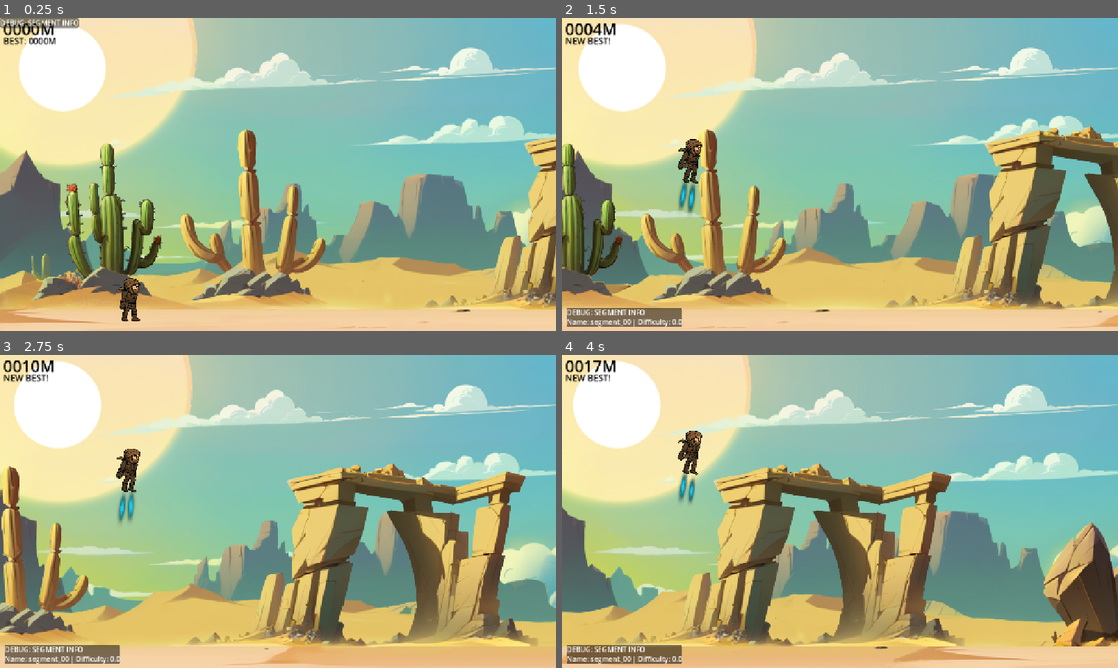
Above: before the commit, frames 1-4 (two rows, left to right).
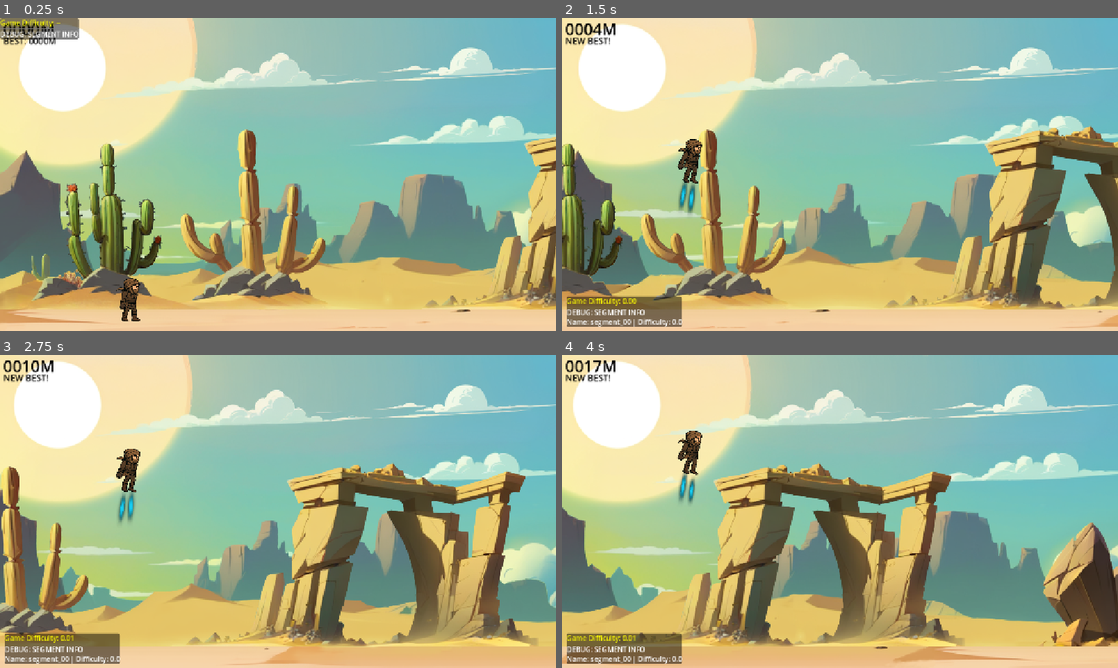
Above: after the commit, the same moments.

Repository: snowfrogdev/jetpack-joyride-clone
Game: Godot game, scene res://main.tscn
Same seed, same stepped clock (60 frames per second), same inputs: the game is played once before the commit and once after it.
Inputs:
- Up to frame 1 (0.25 s): no input
- Up to frame 2 (1.5 s): tap Enter (ui_accept) at 0.5, 0.77 s; hold Space (Boost) 0.53-1.28 s; tap Space (Boost) at 1.35 s
- Up to frame 3 (2.75 s): tap Enter (ui_accept) at 1.52 s; hold Space (Boost) from 2.03 s (still down)
- Up to frame 4 (4 s): release Space (Boost) at 2.78 s; tap Space (Boost) at 2.85 s; tap Enter (ui_accept) at 3.02, 3.77 s; hold Space (Boost) from 3.53 s (still down)

The runs differ from the first frame. In frame 1, 0.7% of the frame differs, in the area x 0-15%, y 0-7%; in frame 2, 0.8%; in frame 3, 0.8%; in frame 4, 0.8%, in the area x 0-22%, y 88-94%.

Commit message:
Enhance game difficulty management: add difficulty signal to Game class, update SegmentManager to respond to difficulty changes, and implement weighted segment selection based on current difficulty.

Diff:
--- a/debug/debug_display.gd
+++ b/debug/debug_display.gd
@@ -8,10 +8,12 @@
 @export var font_size: int = 16
 
 var segment_manager: SegmentManager
+var game: Game
 var enabled: bool = true
 var debug_panel: PanelContainer
 var debug_vbox: VBoxContainer
 var info_labels = {}
+var game_info_label: Label
 var update_timer: float = 0
 var update_interval: float = 0.1 # Update display every 0.1 seconds to reduce flickering
 
@@ -23,8 +25,16 @@
       # Try to find segment manager automatically
       segment_manager = find_segment_manager()
 
+    # Try to find the game node
+    game = find_game_node()
+
     if not segment_manager:
       printerr("DebugDisplay: SegmentManager not found!")
+
+    if not game:
+      printerr("DebugDisplay: Game node not found!")
+    else:
+      print("DebugDisplay: Game node found successfully")
 
     # Create persistent UI elements
     _setup_debug_ui()
@@ -49,6 +59,18 @@
   debug_vbox.add_theme_constant_override("separation", 0)
   debug_panel.add_child(debug_vbox)
 
+  # Add game info label for displaying game stats like difficulty
+  game_info_label = Label.new()
+  game_info_label.text = "Game Difficulty: --" # Default text
+  game_info_label.add_theme_color_override("font_color", Color.YELLOW) # Make difficulty stand out
+  game_info_label.add_theme_font_size_override("font_size", font_size)
+  debug_vbox.add_child(game_info_label)
+
+  # Add separator
+  var separator = HSeparator.new()
+  separator.add_theme_constant_override("separation", 4)
+  debug_vbox.add_child(separator)
+
   # Add title label
   var title_label = Label.new()
   title_label.text = "DEBUG: SEGMENT INFO"
@@ -80,6 +102,10 @@
     debug_panel.position = Vector2(margin.x, viewport_size.y - debug_panel.size.y - margin.y)
 
 func _update_debug_info() -> void:
+  # Update game info first
+  if game and game_info_label:
+    game_info_label.text = "Game Difficulty: %.2f" % game.current_difficulty
+
   if not segment_manager or not debug_vbox:
     return
 
@@ -140,3 +166,38 @@
       return found
 
   return null
+
+# Try to find game node in the scene
+func find_game_node() -> Game:
+  # Try to find by group first (most reliable)
+  var game_nodes = get_tree().get_nodes_in_group("game")
+  if game_nodes.size() > 0:
+    return game_nodes[0] as Game
+
+  # Try to find by direct parent next
+  var parent = get_parent()
+  while parent:
+    if parent is Game:
+      return parent
+    parent = parent.get_parent()
+
+  # Last attempt - find any Game node in the scene tree
+  var root = get_tree().root
+  if root:
+    var game_node = _find_game_recursive(root)
+    if game_node:
+      return game_node
+
+  return null
+
+# Recursively search for a Game node
+func _find_game_recursive(node: Node) -> Game:
+  if node is Game:
+    return node
+
+  for child in node.get_children():
+    var found = _find_game_recursive(child)
+    if found:
+      return found
+
+  return null
--- a/game.gd
+++ b/game.gd
@@ -6,17 +6,24 @@
 signal distance_changed(distance: int)
 signal best_distance_changed(distance: int)
 signal best_distance_surpassed() # New: emitted mid-run once
+signal difficulty_changed(difficulty: float) # New: emitted when difficulty changes
 
 var current_distance := 0
 var distance_accumulator := 0.0
 var best_distance := 0
 var has_surpassed_best := false # Tracks mid-run surpass
+var current_difficulty := 0.0 # Tracks current difficulty level (0.0-1.0)
+var _last_difficulty := 0.0 # Used to prevent emitting redundant signals
 
 @export var pixels_per_meter := 100.0
 @export var speed: float = 100.0
+@export var max_difficulty_distance := 2000.0 # Distance at which max difficulty is reached
 
 
 func _ready() -> void:
+  # Add the game to a group for easy reference
+  add_to_group("game")
+
   $Player.died.connect(_on_player_died)
   $Player.dying.connect(_on_player_dying)
   set_speed(speed)
@@ -35,6 +42,9 @@
             if not has_surpassed_best and current_distance > best_distance:
                 has_surpassed_best = true
                 best_distance_surpassed.emit()
+
+            # Update game difficulty based on distance
+            update_difficulty()
 
 func _on_player_died() -> void:
     died.emit()
@@ -74,7 +84,19 @@
             if OS.has_feature("debug"):
               print("Best distance loaded:", best_distance) # Logging added
 
+func update_difficulty() -> void:
+    # Calculate new difficulty based on distance (0.0 to 1.0)
+    var new_difficulty = clamp(current_distance / max_difficulty_distance, 0.0, 1.0)
+
+    # Only emit signal if difficulty actually changed (to avoid spam)
+    if new_difficulty != _last_difficulty:
+        current_difficulty = new_difficulty
+        _last_difficulty = new_difficulty
+        difficulty_changed.emit(current_difficulty)
+
 func reset_run_state() -> void:
     current_distance = 0
     distance_accumulator = 0.0
     has_surpassed_best = false
+    current_difficulty = 0.0
+    _last_difficulty = 0.0
--- a/segments/segment_manager.gd
+++ b/segments/segment_manager.gd
@@ -7,6 +7,8 @@
 @export var spawn_buffer: float = 200.0
 @export var max_active_segments: int = 5
 @export var debug_mode: bool = false
+@export var current_difficulty: float = 0.0 # current game difficulty (0-1)
+@export var curve_factor: float = 2.0 # higher = narrower selection
 
 var scroll_speed: float = 0.0
 var _active_segments: Array[Node2D] = []
@@ -18,6 +20,13 @@
   add_to_group("segment_manager")
   _initial_segments_queue = initial_segments.duplicate()
   spawn_initial_segments()
+
+  # Connect to game's difficulty changed signal if available
+  var game = get_parent()
+  if game is Game:
+    game.difficulty_changed.connect(_on_difficulty_changed)
+    if debug_mode:
+      print("SegmentManager connected to Game difficulty signal")
 
 func _process(delta: float):
   scroll_segments(delta)
@@ -50,7 +59,7 @@
   if _initial_segments_queue.size() > 0:
     segment_data = _initial_segments_queue.pop_front()
   else:
-    segment_data = segments.pick_random()
+    segment_data = pick_weighted_segment()
 
   var segment_instance = segment_data.segment_scene.instantiate() as Node2D
 
@@ -60,6 +69,27 @@
   _active_segment_data.append(segment_data)
 
   _last_segment_end_x += get_segment_length(segment_instance)
+
+func pick_weighted_segment() -> SegmentData:
+  var total_weight := 0.0
+  var weights := []
+
+  for seg in segments:
+    var diff_delta: float = abs(seg.difficulty - current_difficulty)
+    var weight := pow(1.0 - diff_delta, curve_factor)
+    weight = max(weight, 0.001) # ensure nonzero
+    weights.append(weight)
+    total_weight += weight
+
+  var rand := randf() * total_weight
+  var accum := 0.0
+
+  for i in range(segments.size()):
+    accum += weights[i]
+    if rand <= accum:
+      return segments[i]
+
+  return segments[-1] # fallback
 
 func get_segment_length(segment: Node2D) -> float:
   var end_marker = segment.get_node_or_null("EndMarker")
@@ -77,7 +107,6 @@
     else:
       break
 
-# Returns an array of dictionaries with information about segments currently visible in the viewport
 func get_segments_in_viewport() -> Array:
   var viewport_left = get_viewport_left_edge()
   var viewport_right = get_viewport_right_edge()
@@ -89,10 +118,8 @@
     var segment_left = segment.position.x
     var segment_right = segment_left + get_segment_length(segment)
 
-    # Check if segment is at least partially visible in viewport
     if segment_right > viewport_left and segment_left < viewport_right:
       var percent_visible = calculate_percent_visible(segment_left, segment_right, viewport_left, viewport_right)
-
       segments_info.append({
         "name": data.get_segment_name(),
         "difficulty": data.difficulty,
@@ -102,19 +129,21 @@
 
   return segments_info
 
-# Calculate what percentage of the segment is visible in the viewport
 func calculate_percent_visible(segment_left: float, segment_right: float, viewport_left: float, viewport_right: float) -> float:
   var segment_length = segment_right - segment_left
   var overlap_left = max(segment_left, viewport_left)
   var overlap_right = min(segment_right, viewport_right)
   var overlap_length = max(0, overlap_right - overlap_left)
-
   return overlap_length / segment_length * 100.0
 
-# Fallback to get a name from the resource if no explicit name is set
 func get_segment_resource_name(index: int) -> String:
   var resource_path = _active_segment_data[index].resource_path
   if resource_path:
     var file_name = resource_path.get_file().get_basename()
     return file_name
   return "Segment " + str(index)
+
+func _on_difficulty_changed(new_difficulty: float):
+  current_difficulty = new_difficulty
+  if debug_mode:
+    print("SegmentManager difficulty updated to: ", current_difficulty)
